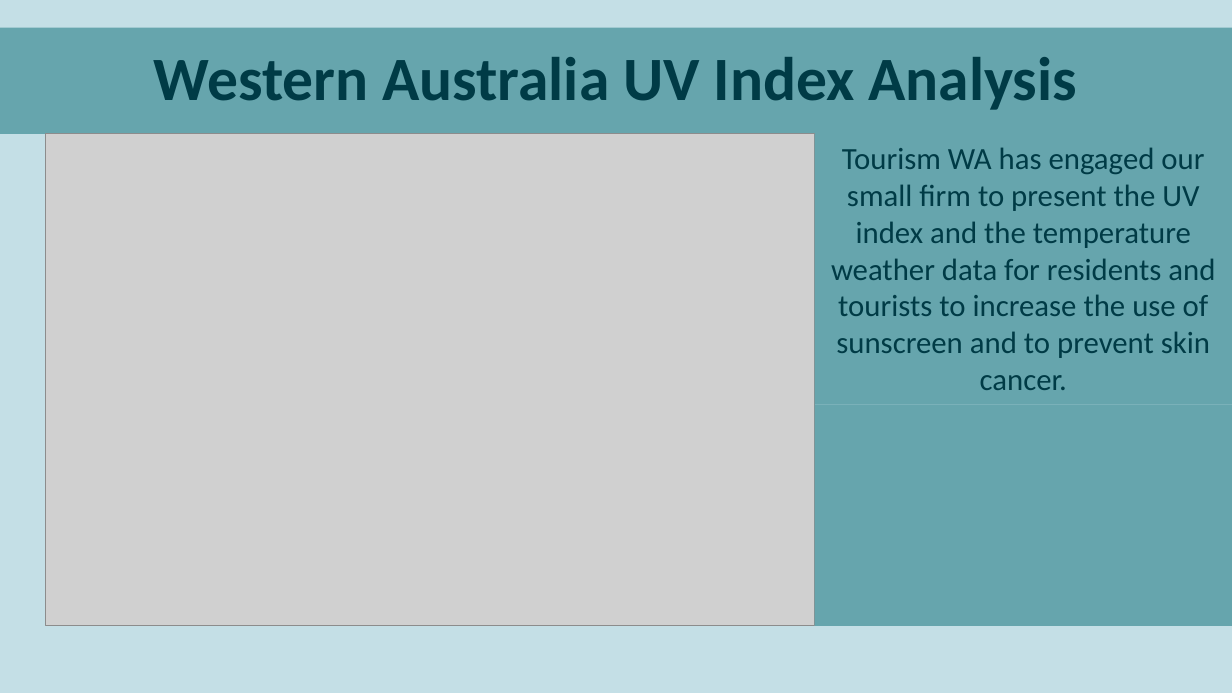
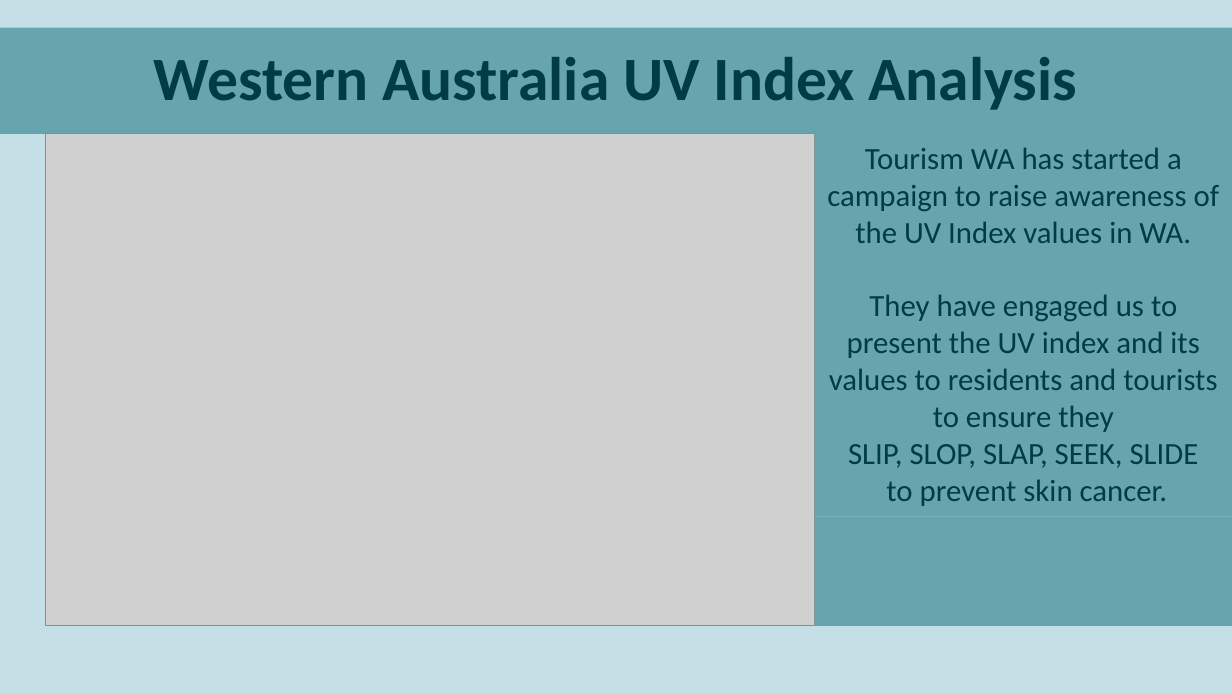
Before and after one commit to parastoorazavi/Data-Analytics-Project-2, a slide deck: slide 1 of Presentation.pptx. Drawn at 1232x693 pixels with LibreOffice and Linux fonts; fonts in the diff are those of the drawing; grey boxes stand for pictures. Boxes give left, top, right and bottom in pixels: in the first picture for what was removed or moved away, otherwise in the second. Text is boxed around its words. In the diff, an @@ line names an element or a change of style, - is before the commit and + after.

```diff
--- a/Presentation.pptx
+++ b/Presentation.pptx
@@ rectangle "Tourism WA has started a ...": place and size @@
-rectangle "Tourism WA has started a ..." at (831,147,1215,390)
+rectangle "Tourism WA has started a ..." at (815,134,1232,517)
@@ text in rectangle at (827,147,1220,506): text changed @@
-Tourism WA has engaged our small firm to present the UV index and the temperature weather data for residents and tourists to increase the use of sunscreen and to prevent skin cancer.
+Tourism WA has started a campaign to raise awareness of the UV Index values in WA.
+They have engaged us to present the UV index and its values to residents and tourists to ensure they
+SLIP, SLOP, SLAP, SEEK, SLIDE
+to prevent skin cancer.
@@ rectangle: place and size @@
-rectangle at (815,405,1232,627)
+rectangle at (815,517,1232,627)
```
Also in this commit, not shown: 2 other slides changed, 1 slide added, 2 other files.
